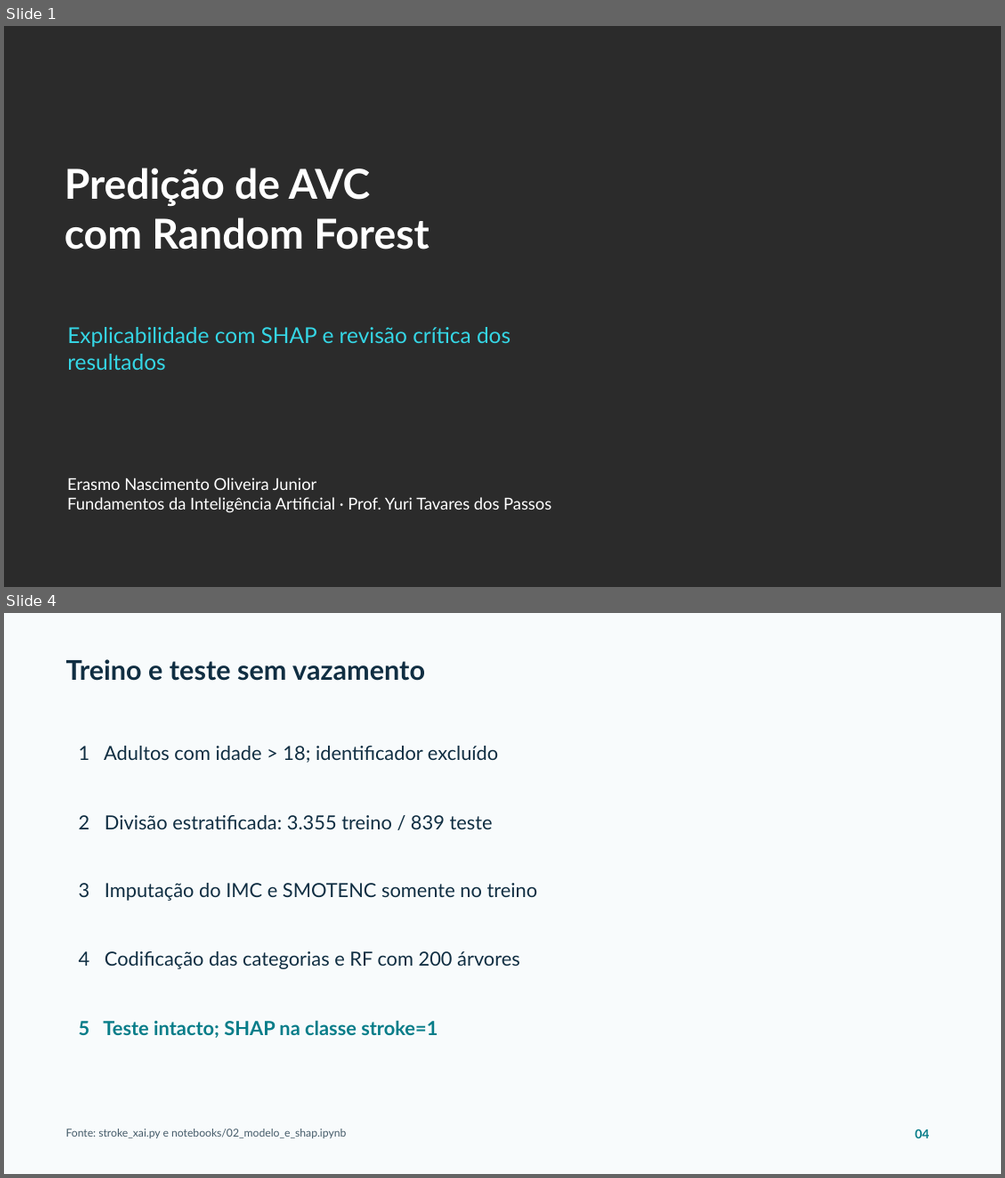
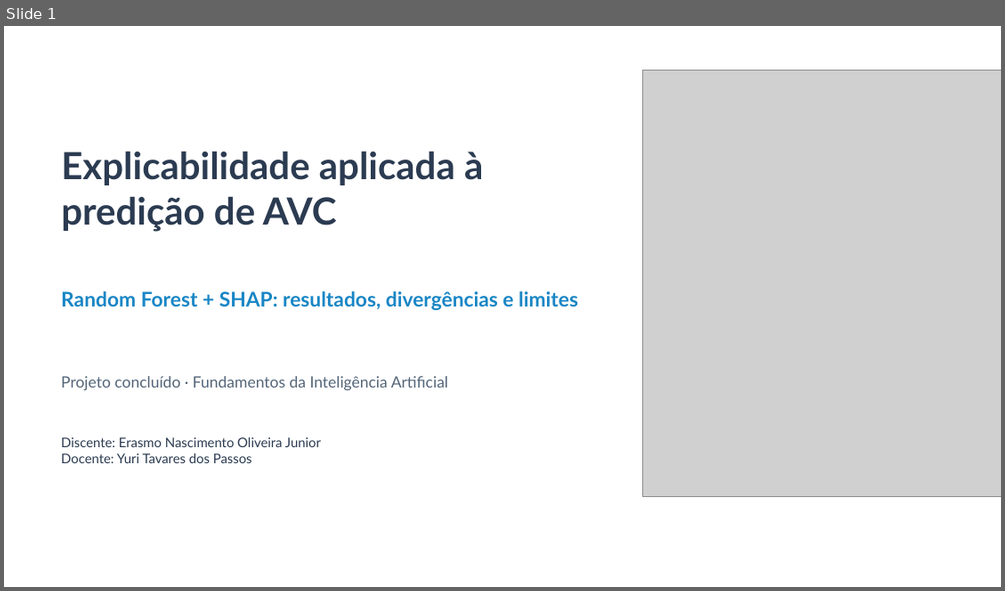
Before and after one commit to Erasmojuniordev/xai-avc-shap, a slide deck: projeto-python/apresentacao/Apresentacao_Critica_AVC_SHAP.pptx. Shown one above the other, each under a label of ours: slides 1 and 4 before the commit, slide 1 after it; the slides between them are not shown. The pictures are 1005x1178 and 1005x591 pixels, drawn with LibreOffice and Linux fonts; fonts in the diff are those of the drawing; grey boxes stand for pictures; background and template pictures are left out; a plain dark background stands for a picture behind light text. Boxes give left, top, right and bottom in pixels: in the first picture for what was removed or moved away, otherwise in the second. Text is boxed around its words. In the diff, an @@ line names an element or a change of style, - is before the commit and + after.

Commit message:
docs: reformula apresentação final de RF e SHAP
Atualiza 14 lâminas no visual da proposta inicial com divergências do artigo, crítica à procedência, resultados em teste intocado, gráficos SHAP e explicação de um falso negativo.

```diff
--- a/projeto-python/apresentacao/Apresentacao_Critica_AVC_SHAP.pptx
+++ b/projeto-python/apresentacao/Apresentacao_Critica_AVC_SHAP.pptx
@@ slide 4 removed at (x1=4, y1=613, x2=1001, y2=1174), background #F8FBFC @@
@@ text removed at (x1=66, y1=659, x2=425, y2=681) @@
-Treino e teste sem vazamento
@@ text removed at (x1=79, y1=746, x2=498, y2=763) @@
-1 Adultos com idade > 18; identificador excluído
@@ text removed at (x1=79, y1=815, x2=493, y2=829) @@
-2 Divisão estratificada: 3.355 treino / 839 teste
@@ text removed at (x1=79, y1=883, x2=538, y2=900) @@
-3 Imputação do IMC e SMOTENC somente no treino
@@ text removed at (x1=79, y1=951, x2=520, y2=969) @@
-4 Codificação das categorias e RF com 200 árvores
@@ text removed at (x1=79, y1=1020, x2=437, y2=1038) @@
-5 Teste intacto; SHAP na classe stroke=1
@@ text removed at (x1=66, y1=1128, x2=346, y2=1138) @@
-Fonte: stroke_xai.py e notebooks/02_modelo_e_shap.ipynb
@@ text removed at (x1=914, y1=1128, x2=929, y2=1138) @@
-04
@@ slide 1 changed as well @@
@@ background picture (left out) to #FFFFFF @@
@@ picture added at (x1=643, y1=70, x2=1001, y2=496) @@
@@ text added at (x1=61, y1=151, x2=483, y2=232), 36 pt, text #2B3B51, bold @@
+Explicabilidade aplicada à
+predição de AVC
@@ text at (x1=61, y1=291, x2=578, y2=310): text changed; size 39.8 to 19.5 pt; text colour #FFFFFF to #1986C5 @@
-Predição de AVC
-com Random Forest
+Random Forest + SHAP: resultados, divergências e limites
@@ text at (x1=61, y1=376, x2=448, y2=390): text changed; size 21 to 15 pt; text colour #35D6E5 to #536578 @@
-Explicabilidade com SHAP e revisão crítica dos resultados
+Projeto concluído · Fundamentos da Inteligência Artificial
@@ text at (x1=61, y1=437, x2=321, y2=463): text changed; size 15.8 to 12.8 pt; text colour #FFFFFF to #2B3B51 @@
-Erasmo Nascimento Oliveira Junior
-Fundamentos da Inteligência Artificial · Prof. Yuri Tavares dos Passos
+Discente: Erasmo Nascimento Oliveira Junior
+Docente: Yuri Tavares dos Passos
```
Also in this commit, not shown: 13 slides added, 10 other slides removed.
